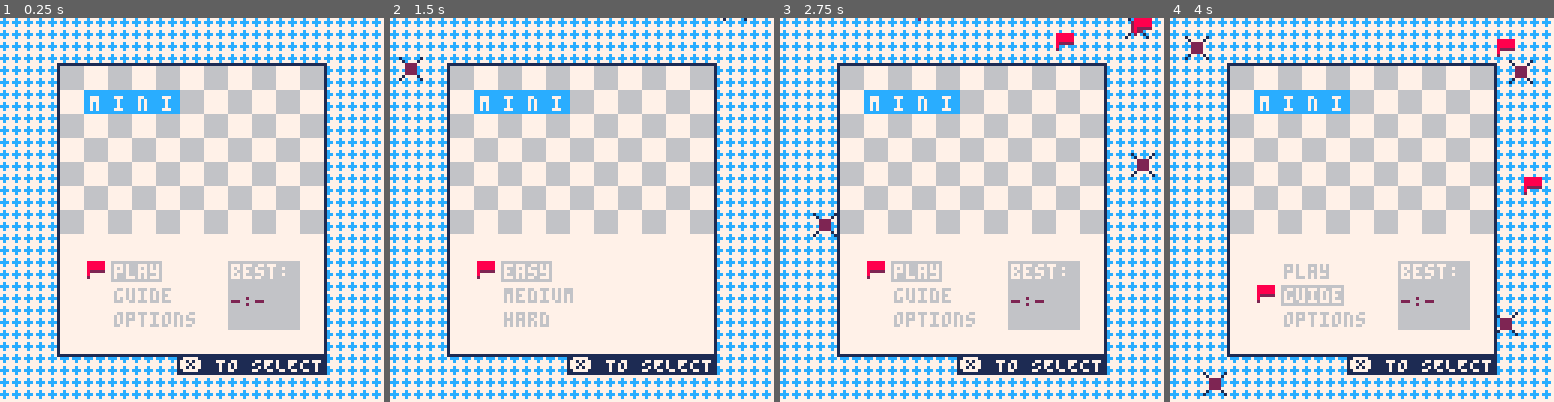
Above: before the commit, frames 1-4 (left to right).
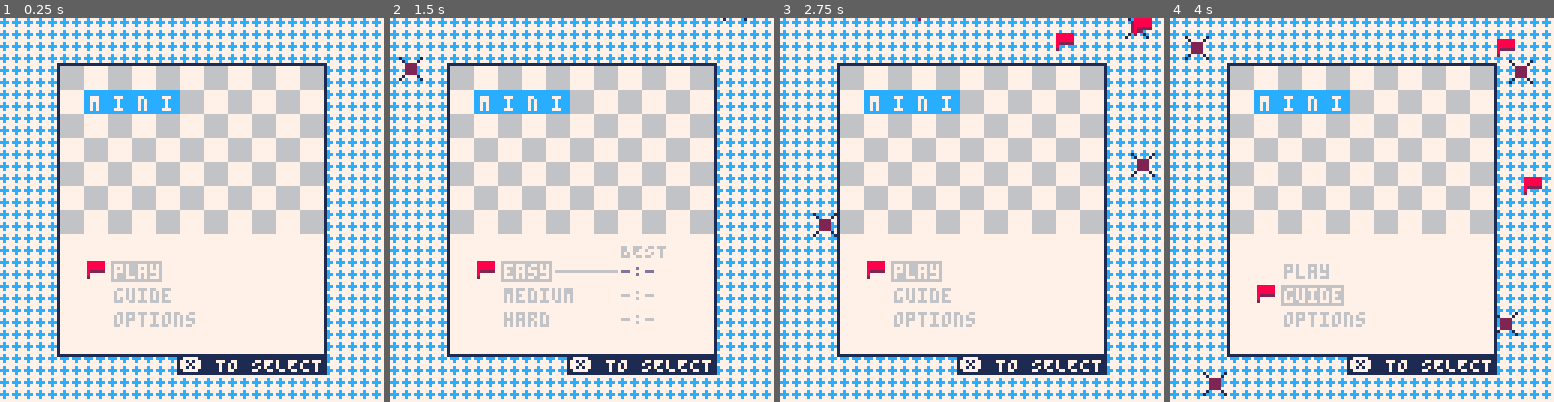
Above: after the commit, the same moments.

Repository: wsasaki01/mini-mines
Game: PICO-8 cartridge mini-mines.p8
Same seed, same stepped clock (60 frames per second), same inputs: the game is played once before the commit and once after it.
Inputs (mouse positions are in pixels of both pictures, inside the frame that each line leads up to):
- Up to frame 1 (0.25 s): no input
- Up to frame 2 (1.5 s): tap X (X key) at 0.33, 1.07 s; click (670, 121) at 0.67 s; tap O (Z key) at 0.7 s; click (436, 267) at 1.22 s
- Up to frame 3 (2.75 s): hold Right 1.6-2.1 s; tap O (Z key) at 1.7, 2.1, 2.5 s; click (887, 114) at 1.77 s; tap X (X key) at 1.85 s; hold Up 2.15-2.42 s; click (952, 259) at 2.32 s; hold Right from 2.47 s (still down)
- Up to frame 4 (4 s): click (1404, 106) at 2.87 s; tap O (Z key) at 2.9, 3.3, 3.7 s; tap X (X key) at 2.97 s; release Right at 3.03 s; hold Left 3.08-3.58 s; click (1465, 256) at 3.42 s; hold Down 3.63-3.97 s; click (1231, 102) at 3.97 s

The runs differ from the first frame. In frame 1, 3.1% of the frame differs, in the area x 59-79%, y 63-82%; in frame 2, 0.5%; in frame 3, 3.1%; in frame 4, 3.1%.

Commit message:
Move PBs to difficulty screen

Diff:
--- a/main.lua
+++ b/main.lua
@@ -39,9 +39,17 @@
     -- prevents the player holding key down and accidentally digging
     sticky = false
 
-    -- store pb
-    -- empty by default
-    pb = false
+    -- store pbs for each mode
+    -- false by default
+    pb = {
+        easy = false,
+        med = false,
+        hard = false
+    }
+
+    -- has a new pb just been set?
+    -- false if no
+    -- difficulty if yes
     new_pb = false
 
     -- current colour theme
@@ -181,7 +189,7 @@
                 lose = false
                 new_pb = false
 
-                initialise()
+                initialise(size)
             end
 
             -- o for return to menu
@@ -373,8 +381,8 @@
                     win = true
 
                     -- record the pb if needed
-                    if pb == false or (ct < pb) then
-                        pb = ct
+                    if pb[size] == false or (ct < pb[size]) then
+                        pb[size] = ct
                         -- tell _update() that there's been a new pb
                         new_pb = true
                     end
@@ -703,30 +711,57 @@
         elseif mouse then
             draw_title_menu("RETURN")
         end
+
         -- set a background for whichever option is currently selected
         if menu_y == 80 then
+            -- option background
             rectfill(37, 81, 53, 87, 6)
 
+            -- line connecting option and pb
+            line(55, 84, 75, 84, 6)
+
+            -- options
             print("easy", 38, 82, 7)
             print("medium", 38, 90, 6)
             print("hard", 38, 98, 6)
+
+            -- pbs
+            draw_pb("easy", 77, 82, 13)
+            draw_pb("med", 77, 90, 6)
+            draw_pb("hard", 77, 98, 6)
         elseif menu_y == 88 then
             rectfill(37, 89, 61, 95, 6)
+            line(63, 92, 75, 92, 6)
 
             print("easy", 38, 82, 6)
             print("medium", 38, 90, 7)
             print("hard", 38, 98, 6)
+
+            draw_pb("easy", 77, 82, 6)
+            draw_pb("med", 77, 90, 13)
+            draw_pb("hard", 77, 98, 6)
         elseif menu_y == 96 then
             rectfill(37, 97, 53, 103, 6)
+            line(55, 100, 75, 100, 6)
 
             print("easy", 38, 82, 6)
             print("medium", 38, 90, 6)
             print("hard", 38, 98, 7)
+
+            draw_pb("easy", 77, 82, 6)
+            draw_pb("med", 77, 90, 6)
+            draw_pb("hard", 77, 98, 13)
         else
             print("easy", 38, 82, 6)
             print("medium", 38, 90, 6)
             print("hard", 38, 98, 6)
-        end
+
+            draw_pb("easy", 77, 82, 6)
+            draw_pb("med", 77, 90, 6)
+            draw_pb("hard", 77, 98, 6)
+        end
+
+        print("BEST", 77, 75, 6)
 
         -- if the player is hovering over an option, draw the flag next to it
         if menu_y != false then
@@ -780,10 +815,6 @@
         if p.my != 0 then
             spr(17, p.x, p.y)
         end
-
-        print(p.mx.." - "..p.x.." - "..mo_x, 0, 0, 0)
-        print(p.my.." - "..p.y.." - "..mo_y)
-        print(xoff)
     elseif menu then
         -- draw main frame and background
         if controller then
@@ -792,6 +823,7 @@
             draw_title_menu()
         end
 
+        --[[
         -- draw best time box
         rectfill(76, 81, 99, 103, 6)
         print("best:", 77, 82, 7)
@@ -807,6 +839,7 @@
 
         -- display best score
         print(pb_text[1]..":"..pb_text[2], 77, 92, 2)
+        --]]
 
         -- set a background for whichever option is currently selected
         if menu_y == 80 then
@@ -1303,3 +1336,17 @@
         end
     end
 end
+
+function draw_pb(diff, x, y, col)
+    -- format the pb as needed
+    if pb[diff] == false then
+        pb_text = {"-", "-"}
+    elseif pb[diff]%60 < 10 then
+        pb_text = {tostr(pb[diff]\60), "0"..tostr(pb[diff]%60)}
+    else
+        pb_text = {tostr(pb[diff]\60), tostr(pb[diff]%60)}
+    end
+
+    -- display best score
+    print(pb_text[1]..":"..pb_text[2], x, y, col)
+end
